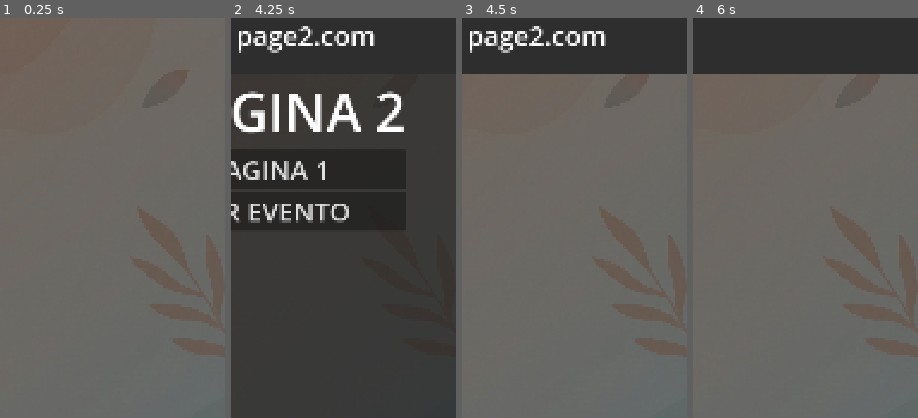
Above: before the commit, frames 1-4 (left to right).
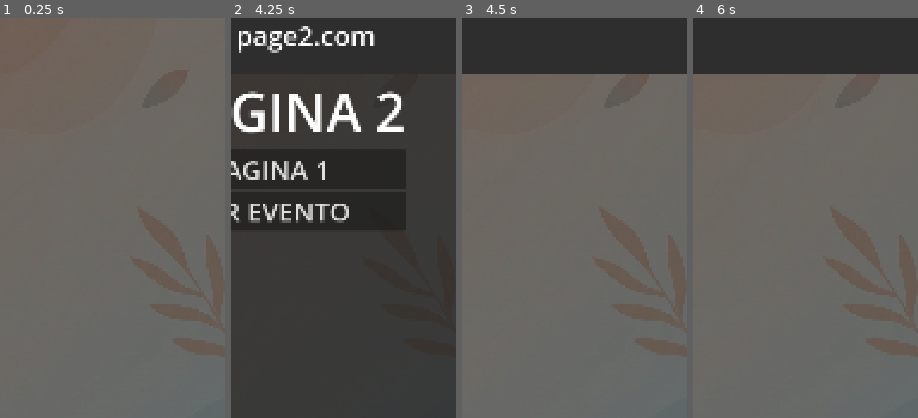
Above: after the commit, the same moments.

Repository: AlfredoCamarena/GD-Phone
Game: Godot game, scene res://_System/Main/main.tscn
The game is run twice, just before and just after one commit, with the same random seed, the same clock (stepped at 60 frames per second) and the same inputs. The engine's default icon, where the game draws it, is replaced by a stand-in: a white triangle on a blue panel in a dark square. Sound files missing from this copy of the repository are replaced by a short silence.
Inputs (mouse positions are % of the whole screen's width and height, from its top left):
- Up to frame 1 (0.25 s): no input
- Up to frame 2 (4.25 s): click "Message" at 0.5 s; click (50, 10) at 1.25 s; click (4, 79) at 2 s; click (4, 79) at 2.75 s; click "Pagina 2" at 3.5 s
- Up to frame 3 (4.5 s): click (7, 8) at 4.25 s
- Up to frame 4 (6 s): click (16, 8) at 5 s; click (26, 8) at 5.75 s
The pictures show only the part of the screen within x 48-98%, y 6-56%; the shares and areas given below are measured in that part.

Frames 1-2 are identical in both runs. In frame 3, 1.5% of the frame differs, in the area x 3-64%, y 2-9%; in frame 4, nothing differs.

Commit message:
Fix title label not updating when using back or forward

Diff:
--- a/Apps/3_WebBrowser/web_browser.gd
+++ b/Apps/3_WebBrowser/web_browser.gd
@@ -9,15 +9,24 @@
 
 @export var home_scene: PackedScene
 
-var navigation_history: Array[PackedScene]
+var navigation_history: Array[WebpageData]
 var current_history_index: int = -1
 var current_webpage_data: WebpageData
 
 
-func load_webpage(data: WebpageData) -> void:
-	current_webpage_data = data
-	url_label.text = data.url
-	_navigate_to_scene(data.scene)
+func navigate_to_page(data: WebpageData) -> void:
+	var target_is_current := !navigation_history.is_empty() \
+		and navigation_history[current_history_index] == data
+
+	if target_is_current:
+		return
+
+	if current_history_index < navigation_history.size() - 1:
+		navigation_history.resize(current_history_index + 1)
+
+	navigation_history.append(data)
+	current_history_index = navigation_history.size() - 1
+	_display_page(data)
 
 
 func _ready() -> void:
@@ -27,58 +36,41 @@
 	_go_home()
 
 
+func _go_home() -> void:
+	navigate_to_page(null)
+
+
 func _go_back() -> void:
 	if current_history_index <= 0:
 		return
 	current_history_index -= 1
-	_clear_page_container()
-	_instantiate_page(navigation_history[current_history_index])
-	_update_nav_buttons()
+	_display_page(navigation_history[current_history_index])
 
 
 func _go_forward() -> void:
 	if current_history_index >= navigation_history.size() - 1:
 		return
 	current_history_index += 1
-	_clear_page_container()
-	_instantiate_page(navigation_history[current_history_index])
-	_update_nav_buttons()
+	_display_page(navigation_history[current_history_index])
 
 
-func _go_home() -> void:
-	current_webpage_data = null
-	url_label.text = ""
-	_navigate_to_scene(home_scene)
+func _display_page(data: WebpageData) -> void:
+	current_webpage_data = data
+	url_label.text = data.url if data else ""
 
-
-func _navigate_to_scene(target_scene: PackedScene) -> void:
-	var target_is_current_scene := !navigation_history.is_empty()\
-		and navigation_history[current_history_index] == target_scene
-	if (target_is_current_scene):
-		return
-
-	_clear_page_container()
-
-	if current_history_index < navigation_history.size() - 1:
-		navigation_history.resize(current_history_index + 1)
-
-	navigation_history.append(target_scene)
-	current_history_index = navigation_history.size() - 1
-
-	_instantiate_page(target_scene)
-	_update_nav_buttons()
-
-
-func _clear_page_container() -> void:
 	for child in page_container.get_children():
 		child.queue_free()
+
+	var scene_to_load := data.scene if data else home_scene
+	_instantiate_page(scene_to_load)
+	_update_nav_buttons()
 
 
 func _instantiate_page(scene: PackedScene) -> void:
 	var page_instance := scene.instantiate() as WebPage
 	page_container.add_child(page_instance)
 	page_instance.navigate_to_url_requested.connect(func (url: String) -> void:
-		load_webpage(WebManager.get_url_data(url)))
+		navigate_to_page(WebManager.get_url_data(url)))
 	page_instance.trigger_event_requested.connect(func (event: StoryEvent) -> void:
 		EventManager.execute(event))
 
--- a/_System/Main/main.gd
+++ b/_System/Main/main.gd
@@ -37,7 +37,7 @@
 func _open_webpage(data: WebpageData) -> void:
 	const WEB_BROWSER_SCENE = preload("uid://c15x2ptcs1e2l")
 	var browser := _open_app(WEB_BROWSER_SCENE) as WebBrowserApp
-	browser.load_webpage(data)
+	browser.navigate_to_page(data)
 
 
 func _on_event_call(contact: ContactData, voice_audio: AudioStream) -> void:
